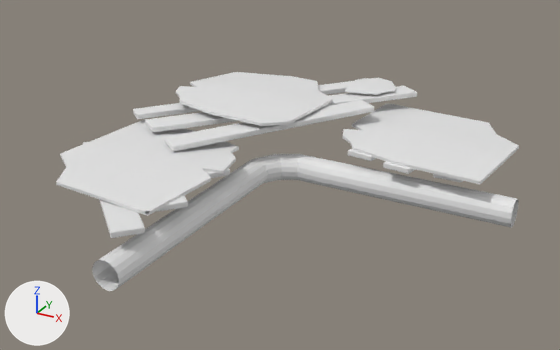
A saved change to the FBX model Assets/3D models/new/Pipe_1hole.fbx.
Before and after are seen from a camera (50 mm lens) standing at (23.9, -45.3, 23.3) and looking at (-1.2, 0.3, 0.5). The axes (+X, +Y, +Z) are drawn at lower left. The lights are the same throughout. Where no turn or scale is listed for an object, it has been applied to the vertices.

In view in the first picture: 'corner_1hole.001'.
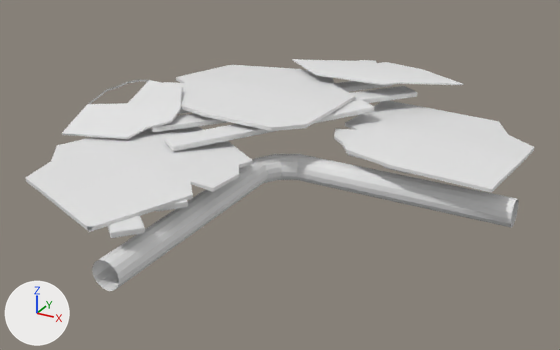
The change, as a list of edits to the scene's bpy script:
```text
Change me_circle_003:
    used by ob_corner_1hole_001; location = (-0.59, 1.59, 1.74)
    remove me_circle_003.from_pydata(...)  # 498 vertices, 451 faces; spans x -15.3..15.8, y -17.8..14.8, z -2.7..2.7
    add me_circle_003.from_pydata(...)  # 530 vertices, 470 faces; spans x -17.3..15.8, y -17.8..16.5, z -2.7..3.3
    me_circle_003 part 1: a new loose piece of 32 vertices spanning x -17.3..-9.1, y -6.9..2.2, z 0.9..3.0, in mat_metal (white #e7e7e7)
    me_circle_003 part 2
    3 vertices in x -2.9..-2.8, y -14.0..-13.9, z 0.6..0.7 move by (-1.7, -3.2, 0.0)
    3 vertices in x 2.2..2.4, y 12.2..12.4, z 0.6..0.7 move by (-0.5, 0.7, 0.0)
    3 vertices in x 2.0..2.1, y 13.7..13.8, z 2.2 move by (2.1, 2.0, 0.8)
    129 vertices move from x -14.0..14.3, y -14.0..13.9, z 0.5..2.7 to x -15.3..15.4, y -17.3..16.5, z 0.5..3.3
```

Changed parts and their boxes [x1, y1, x2, y2] in the pictures (560 x 350 px; the box of a moved part takes in the faces that stretch with it):
'corner_1hole.001', reshaped (10% wider): before [56, 72, 519, 291]; after [25, 59, 535, 291]
part 1 of me_circle_003, added: after [62, 80, 183, 139]
part 2 of me_circle_003, moved or reshaped: before [56, 72, 519, 216]; after [25, 59, 535, 232]
